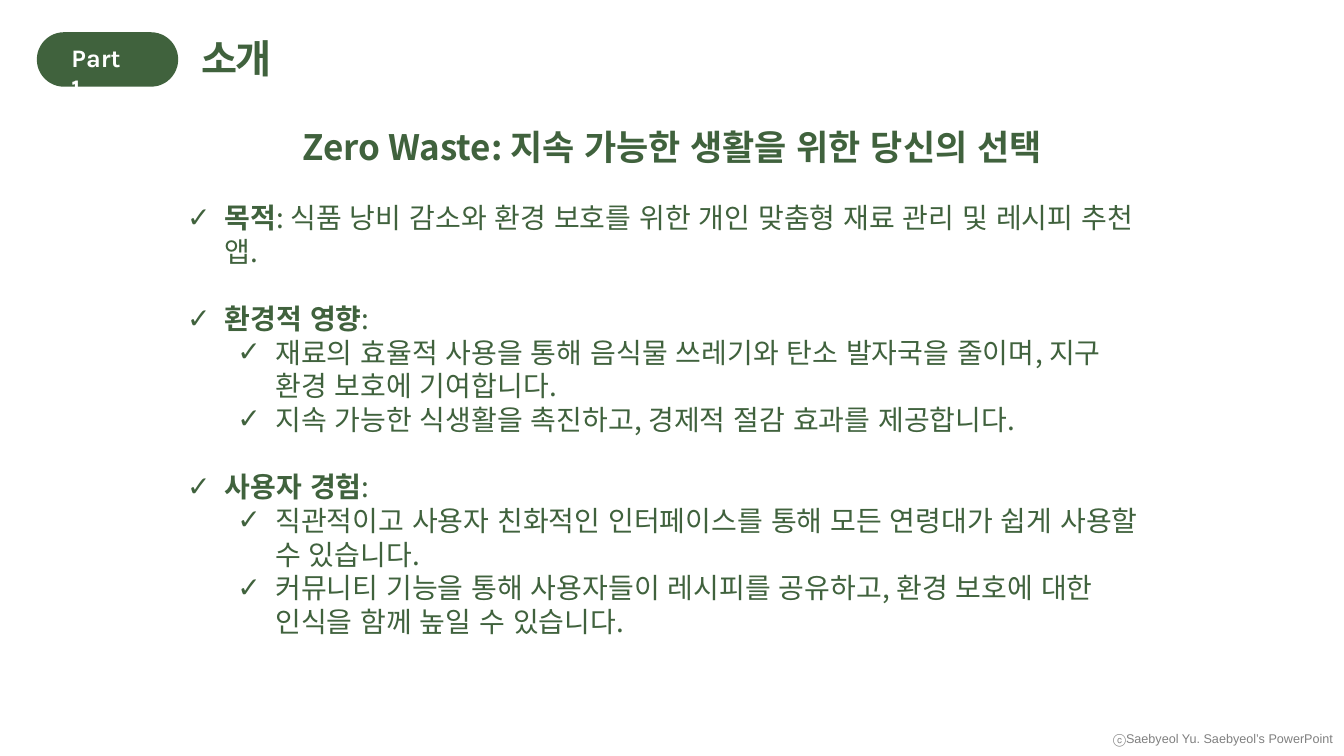
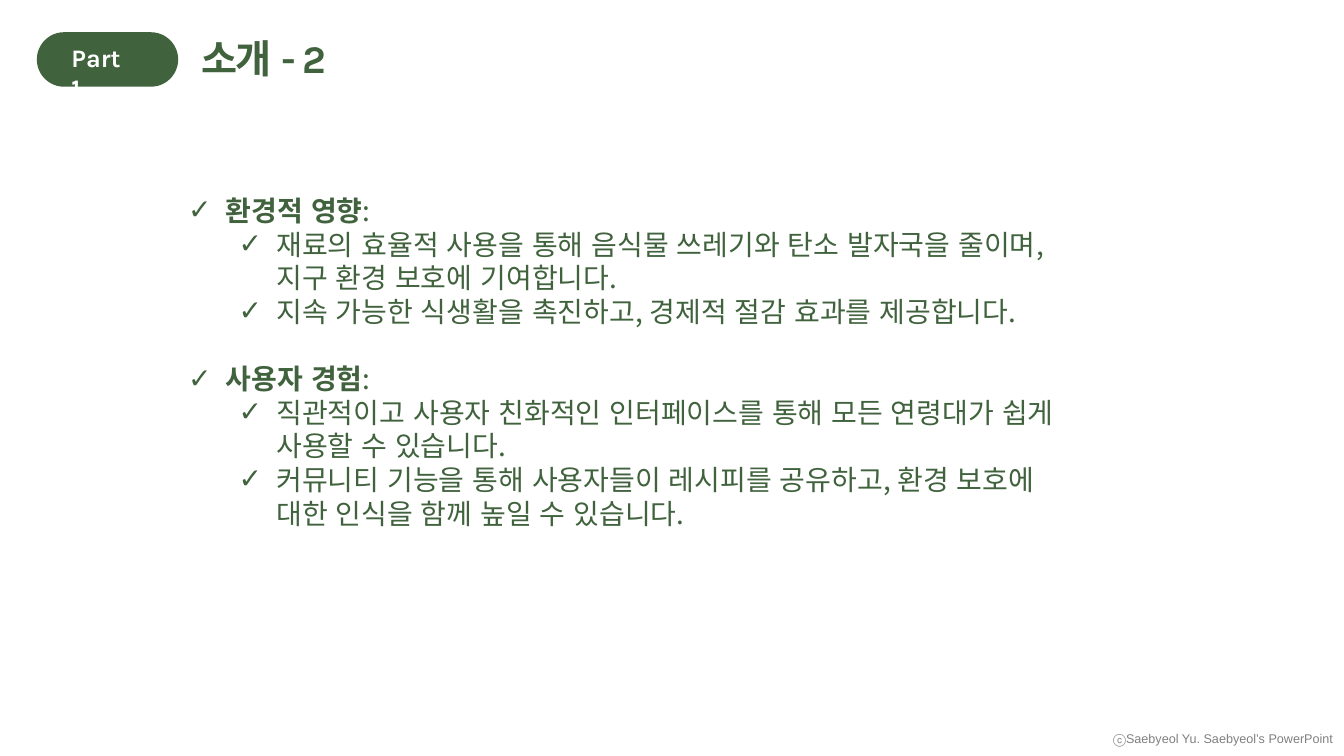
Before and after one commit to Yoon-jae-min/UsecaseDiagram, a slide deck: slide 5 of 수정/2조 요구사항 확인, 유스케이스(발표).pptx (slide 4 before the commit). Drawn at 1344x756 pixels with LibreOffice and Linux fonts; fonts in the diff are those of the drawing. Boxes give left, top, right and bottom in pixels: in the first picture for what was removed or moved away, otherwise in the second. Text is boxed around its words. In the diff, an @@ line names an element or a change of style, - is before the commit and + after.

```diff
--- a/수정/2조 요구사항 확인, 유스케이스(발표).pptx
+++ b/수정/2조 요구사항 확인, 유스케이스(발표).pptx
@@ text at (x1=201, y1=40, x2=326, y2=77): text changed @@
-소개
+소개 - 2
@@ text at (x1=225, y1=130, x2=1133, y2=264): paragraphs removed @@
-Zero Waste: 지속 가능한 생활을 위한 당신의 선택
-✓ 목적: 식품 낭비 감소와 환경 보호를 위한 개인 맞춤형 재료 관리 및 레시피 추천 앱.
@@ text "환경적 영향:" moved from (x1=225, y1=130, x2=1137, y2=635) to (x1=226, y1=197, x2=1054, y2=527) @@
```
Also in this commit, not shown: 2 other slides changed, 1 slide added, 1 other file.
